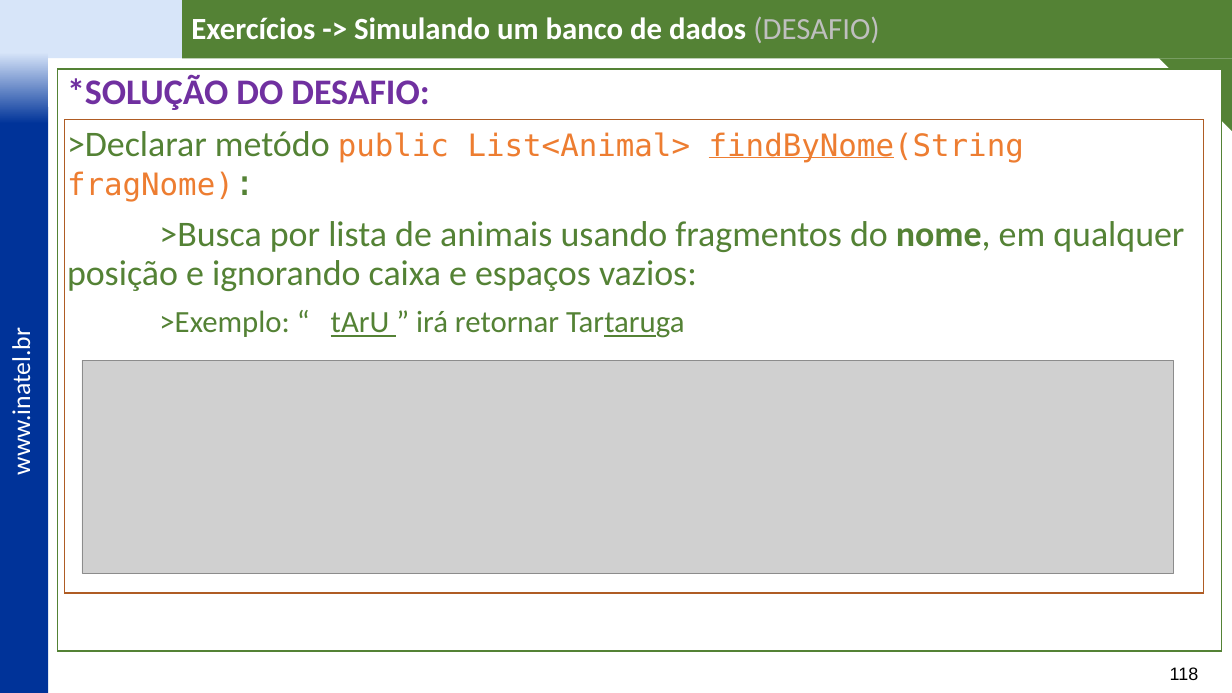
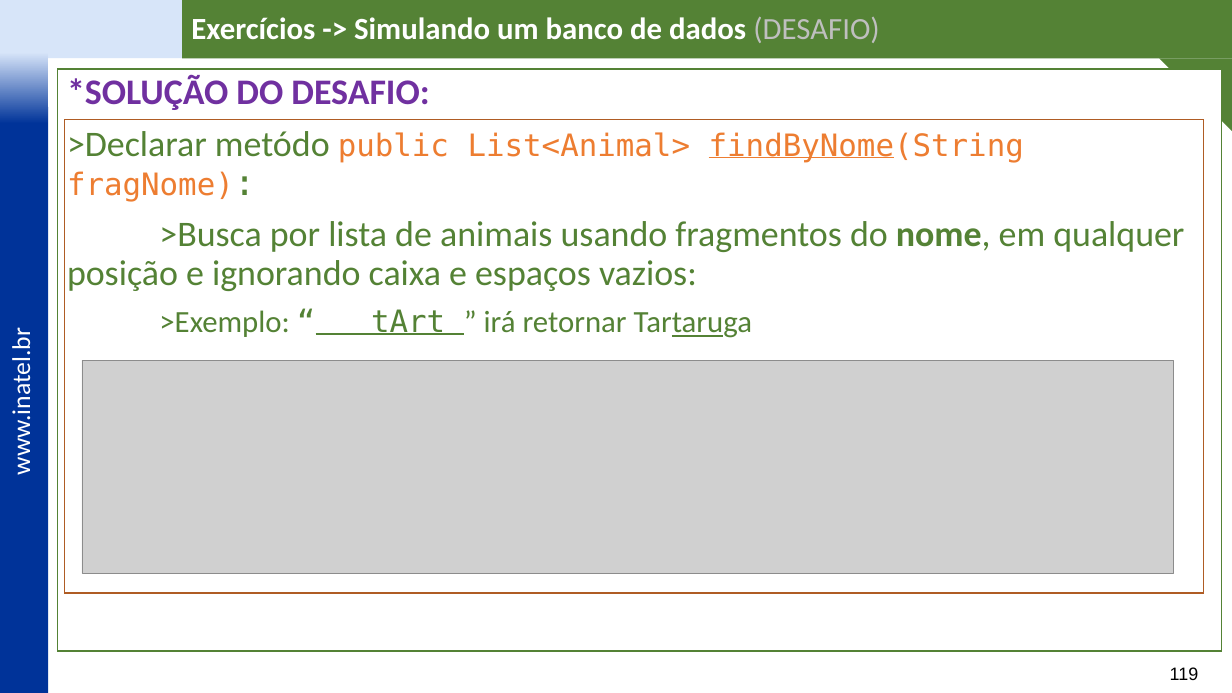
Before and after one commit to vitor-figueiredo/Lab_JavaCollections, a slide deck: slide 119 of _docs/IDP Labs - Java Collections - v3.pptx (slide 118 before the commit). Drawn at 1232x693 pixels with LibreOffice and Linux fonts; fonts in the diff are those of the drawing; grey boxes stand for pictures; background and template pictures are left out. Boxes give left, top, right and bottom in pixels: in the first picture for what was removed or moved away, otherwise in the second. Text is boxed around its words. In the diff, an @@ line names an element or a change of style, - is before the commit and + after.

```diff
--- a/_docs/IDP Labs - Java Collections - v3.pptx
+++ b/_docs/IDP Labs - Java Collections - v3.pptx
@@ text in rectangle at box(159, 309, 752, 338): text changed @@
->Exemplo: “ tArU ” irá retornar Tartaruga
+>Exemplo: “ tArt ” irá retornar Tartaruga
@@ page number at box(1170, 667, 1199, 680): text changed @@
-118
+119
```
Also in this commit, not shown: 6 other slides changed, 1 slide added, 17 other files.
